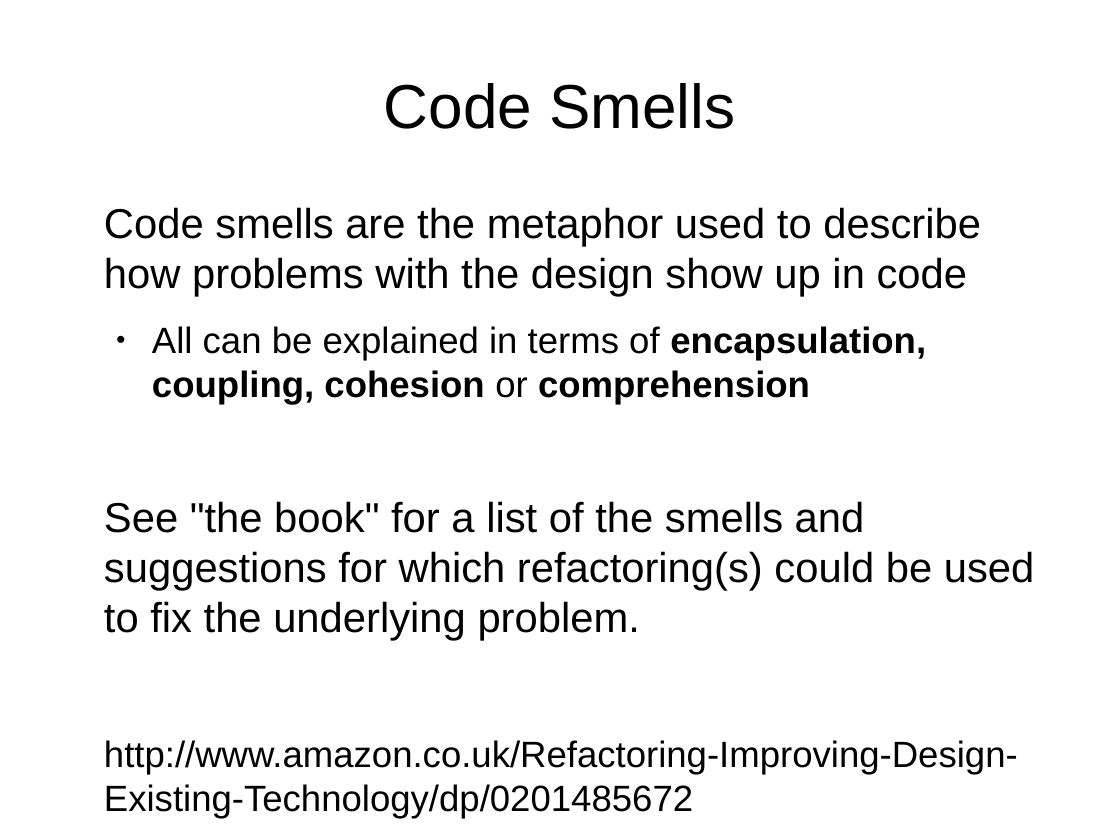
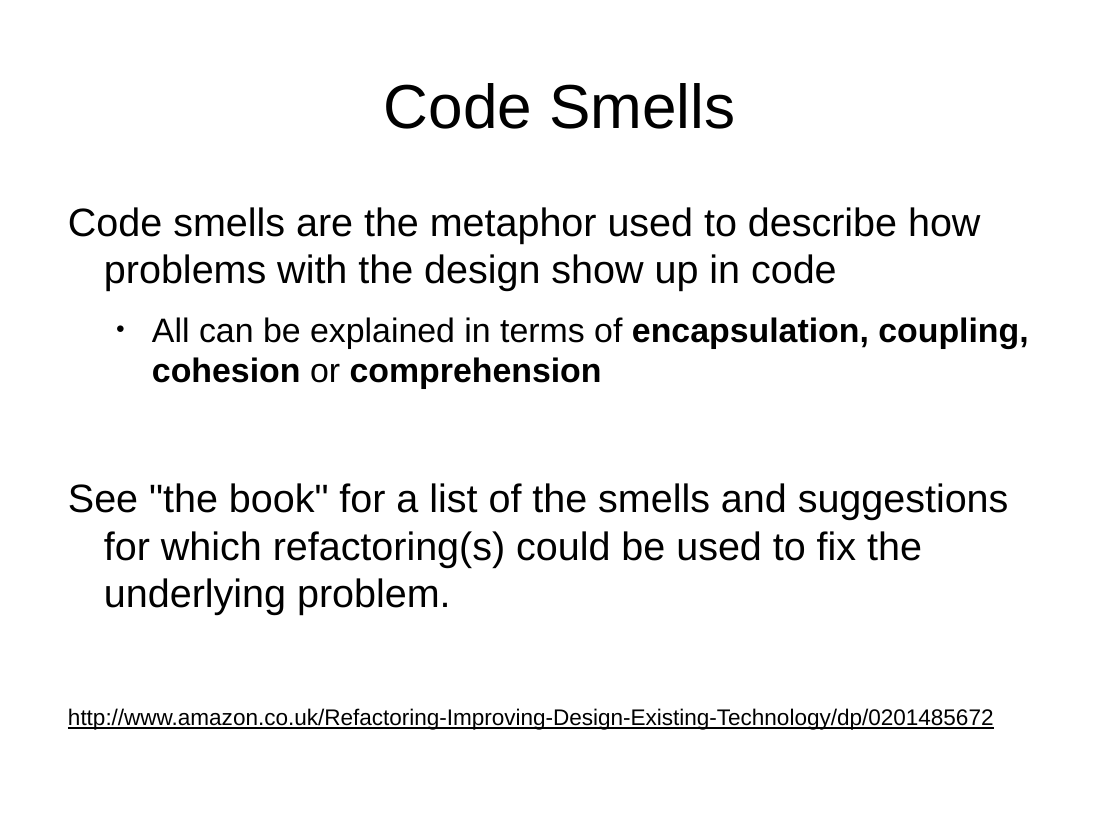
Before and after one commit to tonybaines/refactoring, a slide deck: slide 3 of Refactoring.odp. Drawn at 1120x840 pixels with LibreOffice and Linux fonts; fonts in the diff are those of the drawing. Boxes give left, top, right and bottom in pixels: in the first picture for what was removed or moved away, otherwise in the second. Text is boxed around its words. In the diff, an @@ line names an element or a change of style, - is before the commit and + after.

```diff
--- a/Refactoring.odp
+++ b/Refactoring.odp
@@ text "Code smells are the metaphor ..." at (x1=68, y1=207, x2=1028, y2=730): size 29.6 to 28 pt in "Code smells are the metaphor used to ...", "See "the book" for a list of ..."; size 25.9 to 24 pt in "All can be explained in terms of ..."; size 25.9 to 16 pt, underline on in "http://www.amazon.co.uk/Refactoring-Improving-Design-Existin ..."; indent changed; less space between paragraphs @@
```
Also in this commit, not shown: 4 other slides changed, 1 other file.
